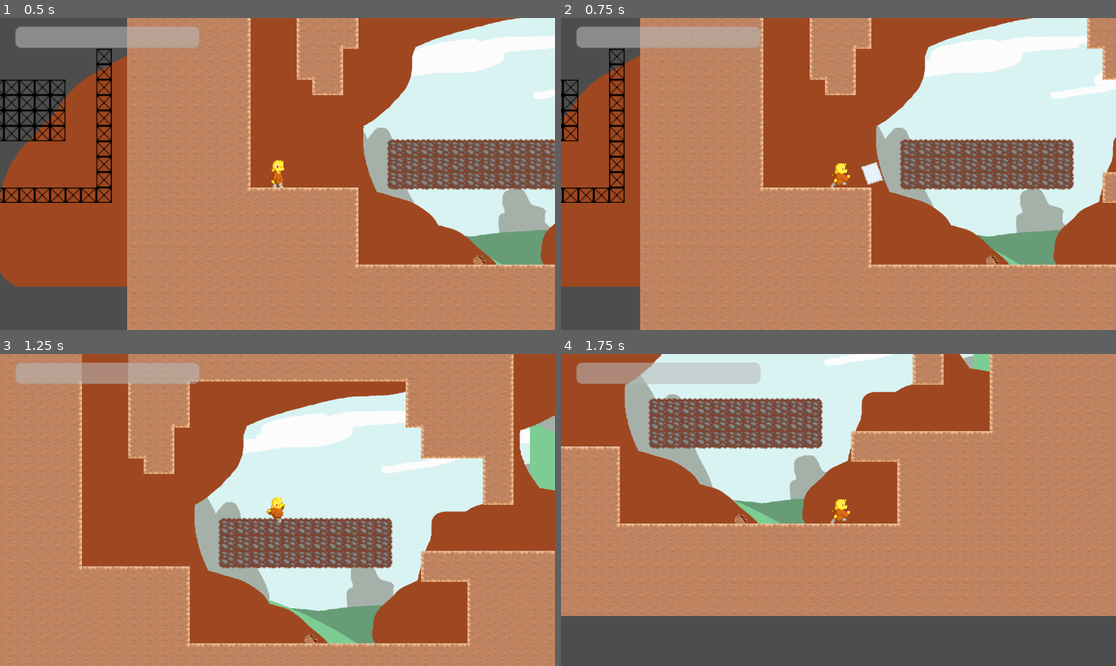
Above: before the commit, frames 1-4 (two rows, left to right).
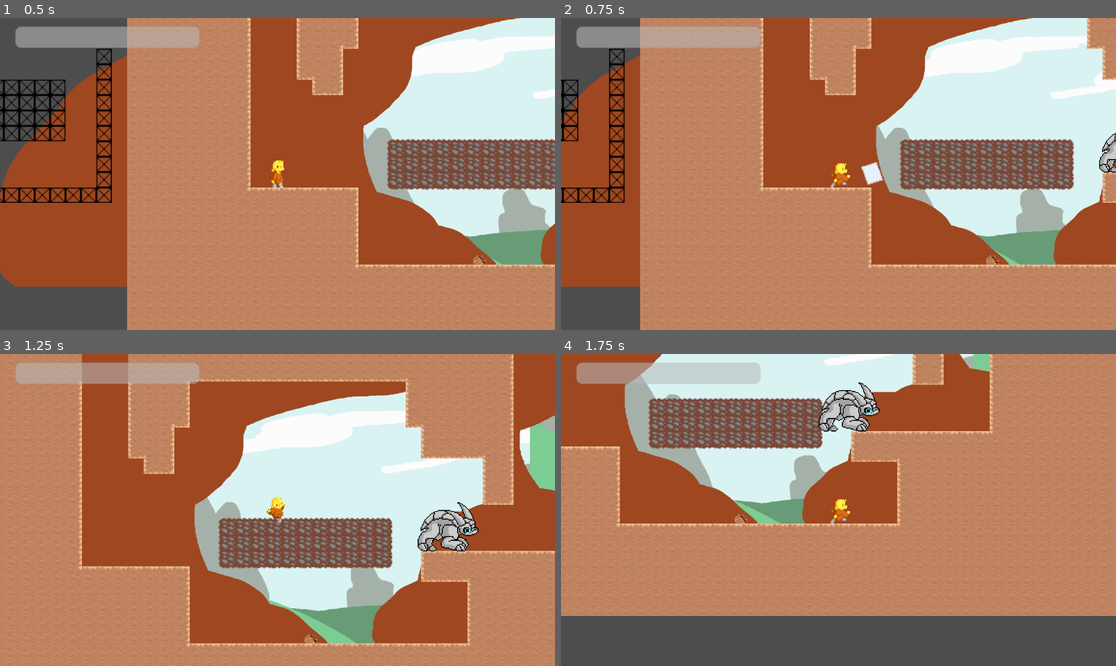
Above: after the commit, the same moments.

Repository: SephyTCD/MetroidVania
Game: Godot game, scene res://Map.tscn
The game is run twice, just before and just after one commit, with the same random seed, the same clock (stepped at 60 frames per second) and the same inputs. The engine's default icon, where the game draws it, is replaced by a stand-in: a white triangle on a blue panel in a dark square.
Inputs:
- Up to frame 1 (0.5 s): no input
- Up to frame 2 (0.75 s): hold Right (ui_right) from 0.53 s (still down); tap X (shoot) at 0.6 s
- Up to frame 3 (1.25 s): keep holding Right (ui_right); tap Z (jump) at 0.77 s
- Up to frame 4 (1.75 s): keep holding Right (ui_right); tap Shift (wallRun) at 1.35 s; tap Z (jump) at 1.52 s

Frame 1 is identical in both runs. In frame 2, 0.3% of the frame differs, in the area x 96-100%, y 36-50%; in frame 3, 1.1%; in frame 4, 1.1%, in the area x 46-58%, y 9-25%.

Commit message:
Vanguard2

Diff:
--- a/Map.tscn
+++ b/Map.tscn
@@ -1,31 +1,32 @@
-[gd_scene load_steps=54 format=3 uid="uid://b8prbppycg8dh"]
-
-[ext_resource type="Texture2D" uid="uid://cdq38mn13u7w0" path="res://Assets/Misc/tile.png" id="1_3j5l6"]
-[ext_resource type="Texture2D" uid="uid://cnrr0xl4r6wco" path="res://Assets/Environment/pathBLcorner.png" id="2_13p5e"]
+[gd_scene load_steps=55 format=3 uid="uid://b8prbppycg8dh"]
+
+[ext_resource type="Texture2D" uid="uid://cdq38mn13u7w0" path="res://assets/Misc/tile.png" id="1_3j5l6"]
+[ext_resource type="Texture2D" uid="uid://cnrr0xl4r6wco" path="res://assets/Environment/pathBLcorner.png" id="2_13p5e"]
 [ext_resource type="PackedScene" uid="uid://ycictb4iya0a" path="res://Player.tscn" id="2_q1q7t"]
 [ext_resource type="PackedScene" uid="uid://brdi6syqyxlit" path="res://basic_enemy.tscn" id="3_7pbne"]
-[ext_resource type="Texture2D" uid="uid://b5laabtwqohgy" path="res://Assets/Environment/pathbottom.png" id="3_e51qv"]
-[ext_resource type="Texture2D" uid="uid://qweimvxdyyhh" path="res://Assets/Environment/pathBRcorner.png" id="4_k3k0v"]
-[ext_resource type="Texture2D" uid="uid://ci3lnurdich6i" path="res://Assets/Environment/pathPBLcorner.png" id="5_4ssle"]
-[ext_resource type="Texture2D" uid="uid://chxtv44oke3nv" path="res://Assets/Environment/pathPBRcorner.png" id="6_16teg"]
-[ext_resource type="Texture2D" uid="uid://dyl17cj1bohxp" path="res://Assets/Environment/pathPcorner.png" id="7_rotq0"]
-[ext_resource type="Texture2D" uid="uid://c7qp0vkinjepi" path="res://Assets/Environment/pathPTRcorner.png" id="8_npaqo"]
-[ext_resource type="Texture2D" uid="uid://b7xrcldeihbym" path="res://Assets/Environment/pathRside.png" id="9_vdbe4"]
-[ext_resource type="Texture2D" uid="uid://db3dlroeg5l8l" path="res://Assets/Environment/pathTLcorner.png" id="10_iivfg"]
-[ext_resource type="Texture2D" uid="uid://cn3mbc41m4e0l" path="res://Assets/Environment/pathtop.png" id="11_cqsh3"]
-[ext_resource type="Texture2D" uid="uid://cfbvknlwo6toe" path="res://Assets/Environment/pathTRcorner.png" id="12_l2njc"]
-[ext_resource type="Texture2D" uid="uid://ddidhea2xsgsd" path="res://Assets/Environment/rundirt.png" id="13_n4gqx"]
-[ext_resource type="Texture2D" uid="uid://bepygj6r7f35a" path="res://Assets/Environment/pathLside.png" id="14_htd0v"]
-[ext_resource type="Texture2D" uid="uid://ccswdmjetk8af" path="res://Assets/Environment/rundirtB.png" id="15_hwxr0"]
-[ext_resource type="Texture2D" uid="uid://ds4w07rfwunke" path="res://Assets/Environment/rundirtL.png" id="16_nrf45"]
-[ext_resource type="Texture2D" uid="uid://gtp023r4202b" path="res://Assets/Environment/rundirtR.png" id="17_3hrkw"]
-[ext_resource type="Texture2D" uid="uid://dc4831keovacm" path="res://Assets/Environment/rundirtT.png" id="18_ng7fa"]
-[ext_resource type="Texture2D" uid="uid://de62x3drsqrtm" path="res://Assets/Environment/dirt.png" id="19_vwby2"]
-[ext_resource type="Texture2D" uid="uid://bclyo8jvc273f" path="res://Assets/Background/background.png" id="22_ylgle"]
-[ext_resource type="Texture2D" uid="uid://c5tf0r5u45bbb" path="res://Assets/Background/backgroundB.png" id="23_anbtc"]
+[ext_resource type="Texture2D" uid="uid://b5laabtwqohgy" path="res://assets/Environment/pathbottom.png" id="3_e51qv"]
+[ext_resource type="Texture2D" uid="uid://qweimvxdyyhh" path="res://assets/Environment/pathBRcorner.png" id="4_k3k0v"]
+[ext_resource type="Texture2D" uid="uid://ci3lnurdich6i" path="res://assets/Environment/pathPBLcorner.png" id="5_4ssle"]
+[ext_resource type="Texture2D" uid="uid://chxtv44oke3nv" path="res://assets/Environment/pathPBRcorner.png" id="6_16teg"]
+[ext_resource type="Texture2D" uid="uid://dyl17cj1bohxp" path="res://assets/Environment/pathPcorner.png" id="7_rotq0"]
+[ext_resource type="Texture2D" uid="uid://c7qp0vkinjepi" path="res://assets/Environment/pathPTRcorner.png" id="8_npaqo"]
+[ext_resource type="Texture2D" uid="uid://b7xrcldeihbym" path="res://assets/Environment/pathRside.png" id="9_vdbe4"]
+[ext_resource type="Texture2D" uid="uid://db3dlroeg5l8l" path="res://assets/Environment/pathTLcorner.png" id="10_iivfg"]
+[ext_resource type="Texture2D" uid="uid://cn3mbc41m4e0l" path="res://assets/Environment/pathtop.png" id="11_cqsh3"]
+[ext_resource type="Texture2D" uid="uid://cfbvknlwo6toe" path="res://assets/Environment/pathTRcorner.png" id="12_l2njc"]
+[ext_resource type="Texture2D" uid="uid://ddidhea2xsgsd" path="res://assets/Environment/rundirt.png" id="13_n4gqx"]
+[ext_resource type="Texture2D" uid="uid://bepygj6r7f35a" path="res://assets/Environment/pathLside.png" id="14_htd0v"]
+[ext_resource type="Texture2D" uid="uid://ccswdmjetk8af" path="res://assets/Environment/rundirtB.png" id="15_hwxr0"]
+[ext_resource type="Texture2D" uid="uid://ds4w07rfwunke" path="res://assets/Environment/rundirtL.png" id="16_nrf45"]
+[ext_resource type="Texture2D" uid="uid://gtp023r4202b" path="res://assets/Environment/rundirtR.png" id="17_3hrkw"]
+[ext_resource type="Texture2D" uid="uid://dc4831keovacm" path="res://assets/Environment/rundirtT.png" id="18_ng7fa"]
+[ext_resource type="Texture2D" uid="uid://de62x3drsqrtm" path="res://assets/Environment/dirt.png" id="19_vwby2"]
+[ext_resource type="Texture2D" uid="uid://bclyo8jvc273f" path="res://assets/Background/background.png" id="22_ylgle"]
+[ext_resource type="Texture2D" uid="uid://c5tf0r5u45bbb" path="res://assets/Background/backgroundB.png" id="23_anbtc"]
 [ext_resource type="Script" path="res://Scripts/EnemyL.gd" id="24_4vx4a"]
 [ext_resource type="Texture2D" uid="uid://bqki7w6ht8vto" path="res://icon.svg" id="25_aweld"]
 [ext_resource type="Script" path="res://Scripts/PlayerHealthbar.gd" id="26_v8heh"]
+[ext_resource type="PackedScene" uid="uid://bijp8657mrvaa" path="res://Vanguard.tscn" id="27_jtvpi"]
 
 [sub_resource type="TileSetAtlasSource" id="TileSetAtlasSource_juj8c"]
 texture = ExtResource("1_3j5l6")
@@ -310,6 +311,9 @@
 scale = Vector2(0.251953, 0.267578)
 texture = ExtResource("25_aweld")
 
+[node name="Vanguard" parent="." instance=ExtResource("27_jtvpi")]
+position = Vector2(716, -19)
+
 [connection signal="playerDamaged" from="Player" to="Player/UI/PlayerHealthBar" method="_on_player_player_damaged"]
 [connection signal="playerHealed" from="Player" to="Player/UI/PlayerHealthBar" method="_on_player_player_healed"]
 [connection signal="updatePlayerHealthBar" from="Player" to="Player/UI/PlayerHealthBar" method="_on_player_update_player_health_bar"]
--- a/Player.tscn
+++ b/Player.tscn
@@ -1,7 +1,7 @@
 [gd_scene load_steps=13 format=3 uid="uid://ycictb4iya0a"]
 
 [ext_resource type="Script" path="res://Scripts/Player.gd" id="1_pw1wo"]
-[ext_resource type="Texture2D" uid="uid://b4owgusmsp41m" path="res://Assets/Bokan/bokan.png" id="2_51mdt"]
+[ext_resource type="Texture2D" uid="uid://b4owgusmsp41m" path="res://assets/Bokan/bokan.png" id="2_51mdt"]
 
 [sub_resource type="RectangleShape2D" id="RectangleShape2D_v7imx"]
 size = Vector2(14, 28)
--- a/Scripts/basic_enemy.gd
+++ b/Scripts/basic_enemy.gd
@@ -125,8 +125,8 @@
 		target = null
 		#print("check3")
 
-func _take_damage():
-	print("hit")
+func _take_damage(damageamount):
+	print("enemy hit")
 	health = health - 1
 	print(health)
 
--- /dev/null
+++ b/Vanguard.tscn
@@ -0,0 +1,43 @@
+[gd_scene load_steps=6 format=3 uid="uid://bijp8657mrvaa"]
+
+[ext_resource type="Texture2D" uid="uid://c4y8tyajhj543" path="res://assets/Enemy/vanguard.png" id="1_cqnxb"]
+[ext_resource type="Script" path="res://Vanguard.gd" id="1_i8lmu"]
+
+[sub_resource type="RectangleShape2D" id="RectangleShape2D_2o448"]
+size = Vector2(59, 42)
+
+[sub_resource type="RectangleShape2D" id="RectangleShape2D_75uxq"]
+size = Vector2(59, 42)
+
+[sub_resource type="CircleShape2D" id="CircleShape2D_uqybl"]
+radius = 90.0
+
+[node name="Vanguard" type="CharacterBody2D"]
+collision_layer = 4
+collision_mask = 2
+script = ExtResource("1_i8lmu")
+
+[node name="Sprite2D" type="Sprite2D" parent="."]
+texture_filter = 1
+texture = ExtResource("1_cqnxb")
+
+[node name="CollisionShape2D" type="CollisionShape2D" parent="."]
+texture_filter = 1
+position = Vector2(0.5, 11)
+shape = SubResource("RectangleShape2D_2o448")
+
+[node name="hitbox" type="Area2D" parent="."]
+
+[node name="CollisionShape2D" type="CollisionShape2D" parent="hitbox"]
+position = Vector2(0.5, 11)
+shape = SubResource("RectangleShape2D_75uxq")
+
+[node name="site" type="Area2D" parent="."]
+
+[node name="CollisionShape2D" type="CollisionShape2D" parent="site"]
+position = Vector2(0, 10)
+shape = SubResource("CircleShape2D_uqybl")
+
+[connection signal="body_entered" from="hitbox" to="." method="_on_hitbox_body_entered"]
+[connection signal="body_entered" from="site" to="." method="_on_site_body_entered"]
+[connection signal="body_exited" from="site" to="." method="_on_site_body_exited"]
--- a/basic_enemy.tscn
+++ b/basic_enemy.tscn
@@ -1,7 +1,7 @@
 [gd_scene load_steps=8 format=3 uid="uid://brdi6syqyxlit"]
 
 [ext_resource type="Script" path="res://Scripts/basic_enemy.gd" id="1_b5clg"]
-[ext_resource type="Texture2D" uid="uid://cdakiu5pt5iti" path="res://Assets/Enemy/basicEnemy.png" id="1_w8nr4"]
+[ext_resource type="Texture2D" uid="uid://cdakiu5pt5iti" path="res://assets/Enemy/basicEnemy.png" id="1_w8nr4"]
 
 [sub_resource type="RectangleShape2D" id="RectangleShape2D_q4n7g"]
 size = Vector2(15, 10)
@@ -34,7 +34,7 @@
 }
 
 [node name="Basic Enemy" type="CharacterBody2D"]
-collision_layer = 2
+collision_layer = 4
 collision_mask = 2
 script = ExtResource("1_b5clg")
 
--- a/projectile.tscn
+++ b/projectile.tscn
@@ -1,7 +1,7 @@
 [gd_scene load_steps=7 format=3 uid="uid://ber2o1es0xdk5"]
 
 [ext_resource type="Script" path="res://Scripts/projectile.gd" id="1_m5aye"]
-[ext_resource type="Texture2D" uid="uid://bliesmr6xocge" path="res://Assets/Misc/paper.png" id="2_yvctb"]
+[ext_resource type="Texture2D" uid="uid://bliesmr6xocge" path="res://assets/Misc/paper.png" id="2_yvctb"]
 
 [sub_resource type="Animation" id="Animation_acyeo"]
 length = 0.001
Not shown, changed: Assets/Background/background.png.import
Not shown, changed: Assets/Background/backgroundB.png.import
Not shown, changed: Assets/Bokan/bokan.png.import
Not shown, changed: Assets/Enemy/basicEnemy.png.import
Not shown, changed: Assets/Environment/dirt.png.import
Not shown, changed: Assets/Environment/pathBLcorner.png.import
Not shown, changed: Assets/Environment/pathBRcorner.png.import
Not shown, changed: Assets/Environment/pathLside.png.import
Not shown, changed: Assets/Environment/pathPBLcorner.png.import
Not shown, changed: Assets/Environment/pathPBRcorner.png.import
Not shown, changed: Assets/Environment/pathPTRcorner.png.import
Not shown, changed: Assets/Environment/pathPcorner.png.import
(and 14 more such lines)
